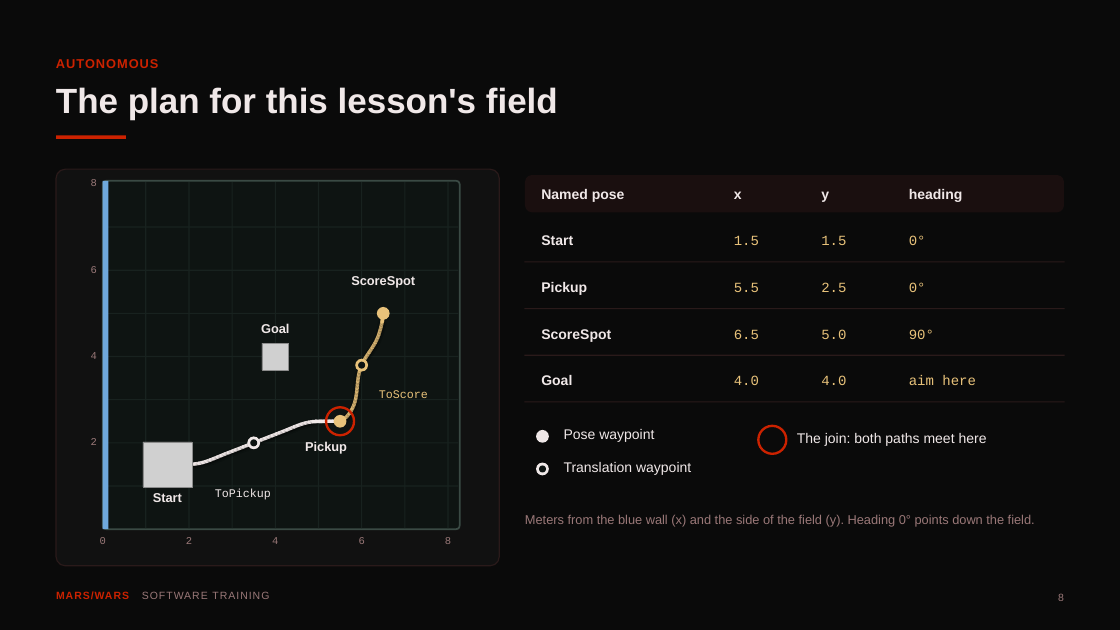
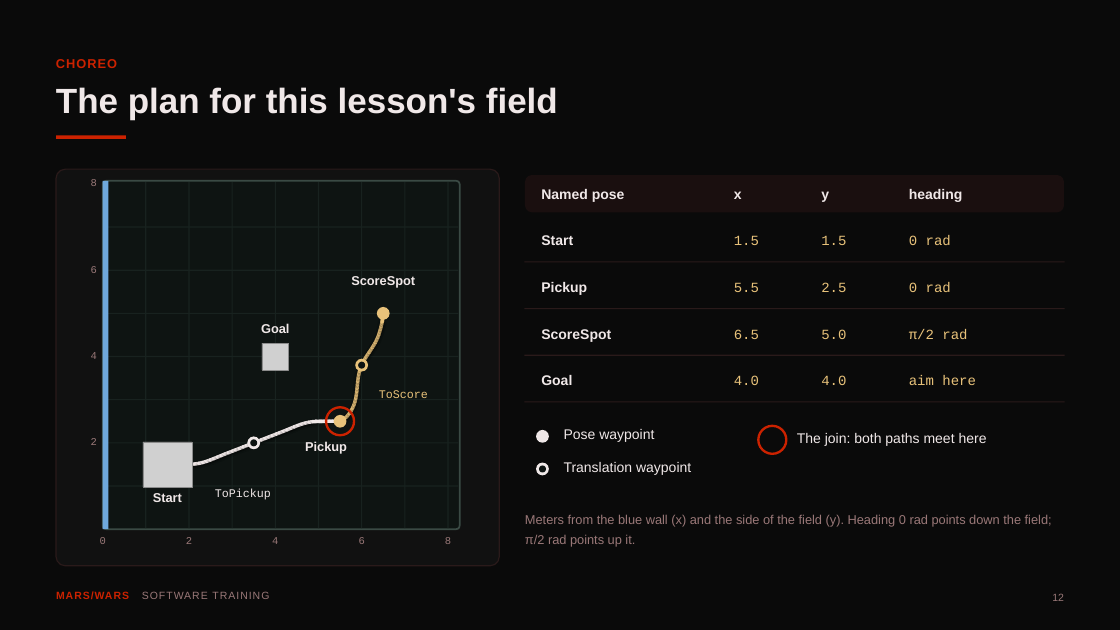
Before and after one commit to FRC-Team-4143/scriptum-lessons, a slide deck: slide 12 of deck9-autonomous.pptx (slide 8 before the commit). Drawn at 1120x630 pixels with LibreOffice and Linux fonts; fonts in the diff are those of the drawing; grey boxes stand for pictures. Boxes give left, top, right and bottom in pixels: in the first picture for what was removed or moved away, otherwise in the second. Text is boxed around its words. In the diff, an @@ line names an element or a change of style, - is before the commit and + after.

```diff
--- a/deck9-autonomous.pptx
+++ b/deck9-autonomous.pptx
@@ text at (x1=56, y1=59, x2=117, y2=68): text changed @@
-AUTONOMOUS
+CHOREO
@@ text at (x1=909, y1=235, x2=951, y2=245): text changed @@
-0°
+0 rad
@@ text at (x1=909, y1=282, x2=951, y2=292): text changed @@
-0°
+0 rad
@@ text at (x1=909, y1=329, x2=967, y2=339): text changed @@
-90°
+π/2 rad
@@ text at (x1=525, y1=514, x2=1052, y2=547): text changed @@
-Meters from the blue wall (x) and the side of the field (y). Heading 0° points down the field.
+Meters from the blue wall (x) and the side of the field (y). Heading 0 rad points down the field; π/2 rad points up it.
@@ text at (x1=1052, y1=594, x2=1064, y2=601): text changed @@
-8
+12
```
Also in this commit, not shown: 37 other slides changed, 7 slides added, 1 other file.
